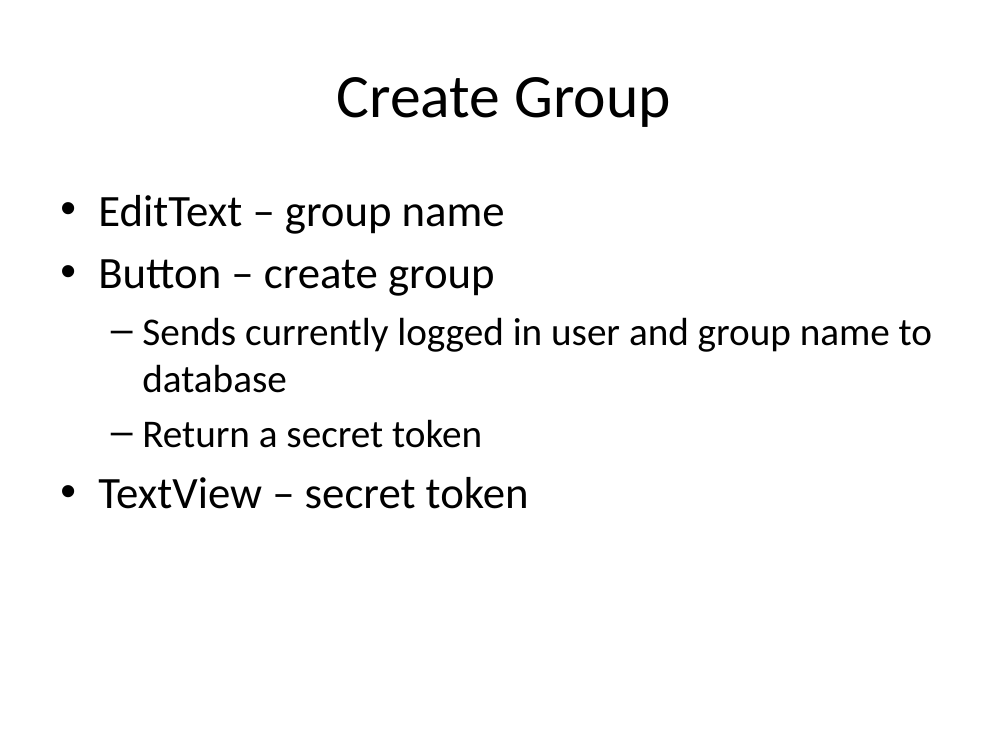
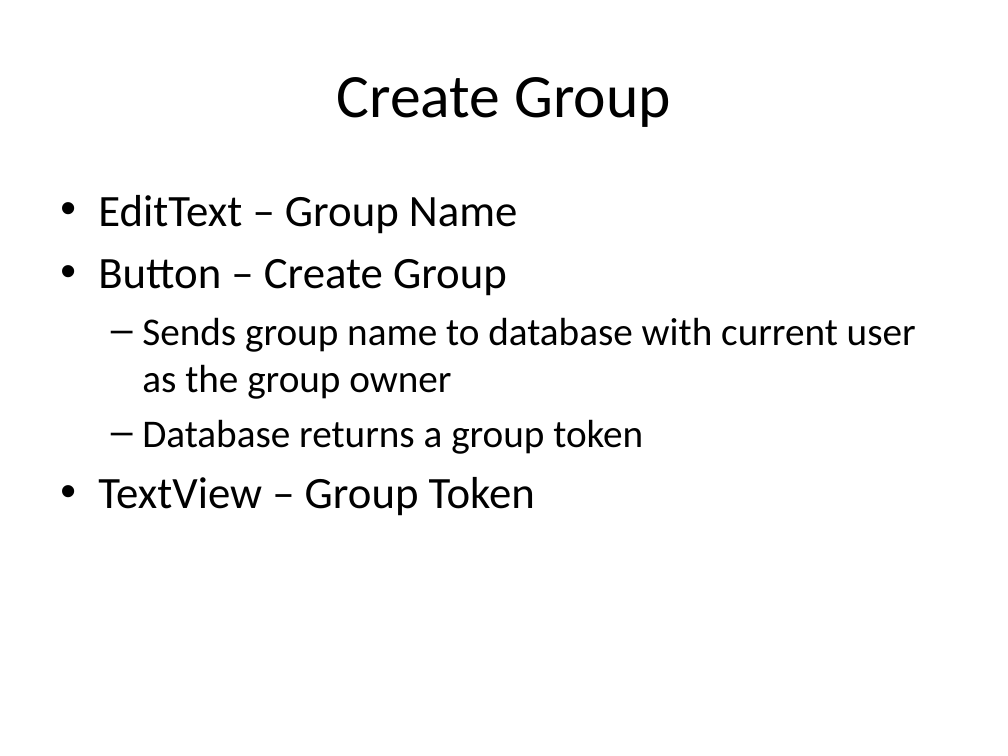
Before and after one commit to KodeFu/cis651project, a slide deck: slide 5 of ProjectLayouts.pptx (slide 4 before the commit). Drawn at 1008x756 pixels with LibreOffice and Linux fonts; fonts in the diff are those of the drawing. Boxes give left, top, right and bottom in pixels: in the first picture for what was removed or moved away, otherwise in the second. Text is boxed around its words. In the diff, an @@ line names an element or a change of style, - is before the commit and + after.

```diff
--- a/ProjectLayouts.pptx
+++ b/ProjectLayouts.pptx
@@ text at <box>98,195,916,516</box>: text changed @@
-• EditText – group name
-• Button – create group
-  – Sends currently logged in user and group name to database
-  – Return a secret token
-• TextView – secret token
+• EditText – Group Name
+• Button – Create Group
+  – Sends group name to database with current user as the group owner
+  – Database returns a group token
+• TextView – Group Token
```
Also in this commit, not shown: 7 other slides changed, 1 slide added, 1 slide removed, 37 other files.
